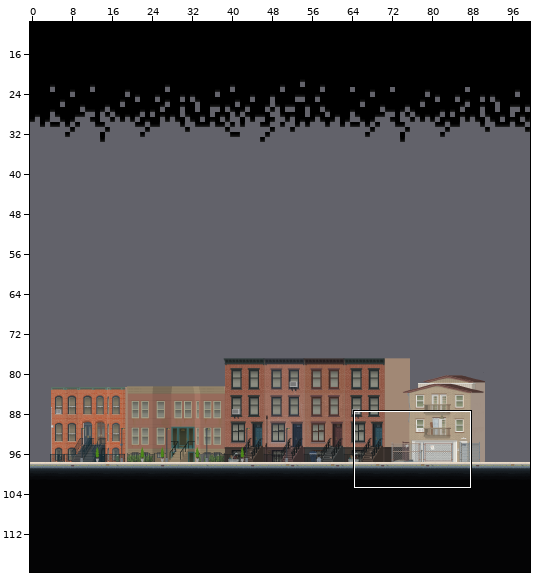
A Tiled map gets an edit: Aftamath/assets/maps/street.tmx. Above: a wide view before the commit, with the close-up outlined.
Close-up. As it was:
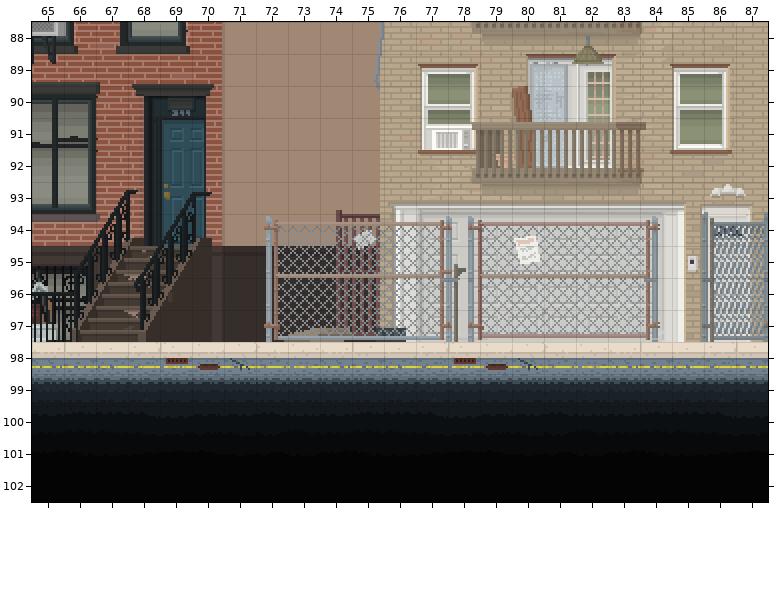
Cells are 16x16 px. Shown: x 65..87, y 88..102. The commit also changed other parts of the map, which this record leaves out.
The same view after the edit:
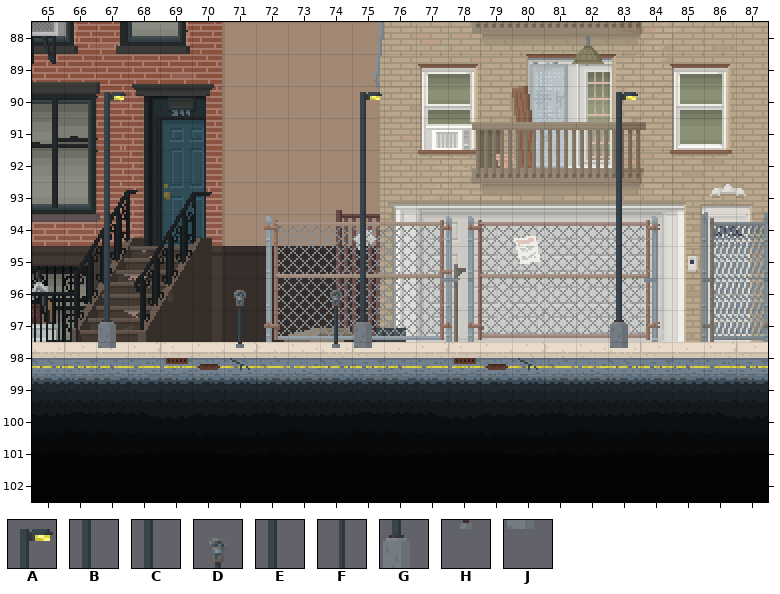
Key: from "Tiledtest": A 10, B 82, C 154, D 297, E 298, F 369, G 370, H 441, J 442.
_ is an empty cell.
What changed:
Layer "objects":
y 96: x 71 _ -> D; x 74 _ -> D
y 97: x 71 _ -> F; x 74 _ -> F
y 98: x 71 _ -> H; x 74 _ -> H
Layer "fg":
y 90: x 67 _ -> A; x 75 _ -> A; x 83 _ -> A
y 91: x 67 _ -> B; x 75 _ -> B; x 83 _ -> B
y 92: x 67 _ -> C; x 75 _ -> C; x 83 _ -> C
y 93..96: x 67 _ -> E; x 75 _ -> E; x 83 _ -> E
y 97: x 67 _ -> G; x 75 _ -> G; x 83 _ -> G
y 98: x 67 _ -> J; x 75 _ -> J; x 83 _ -> J
